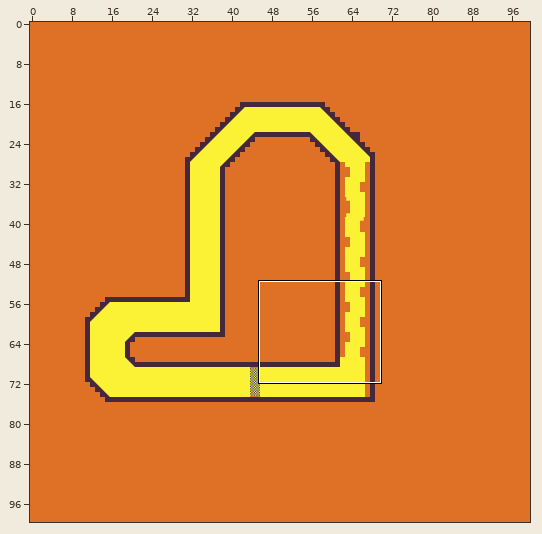
One commit to this Tiled map: assets/maps/design-text.tmx. The picture above shows the old version from afar; the outline marks the close-up.
Close-up. Before:
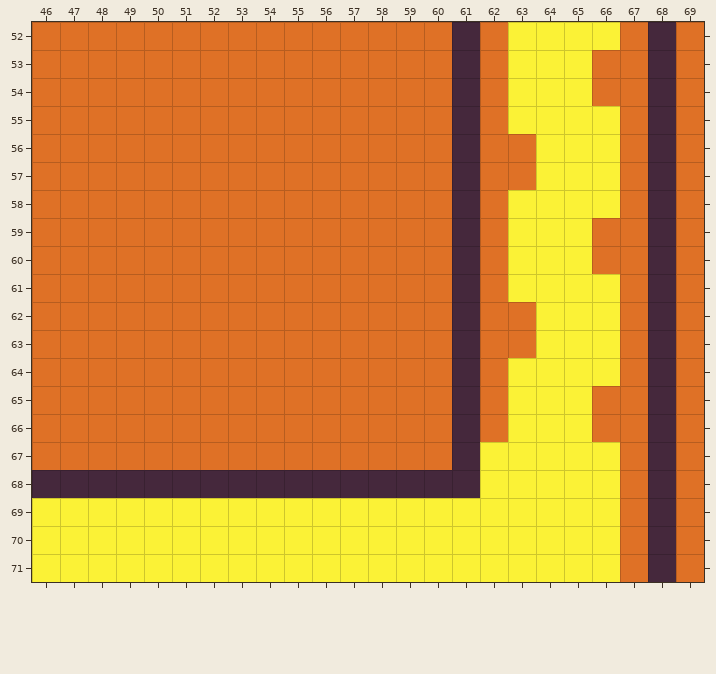
Cells are 32x32 px. Shown: x 46..69, y 52..71. The commit also changed other parts of the map, which this record leaves out.
The same view after the edit:
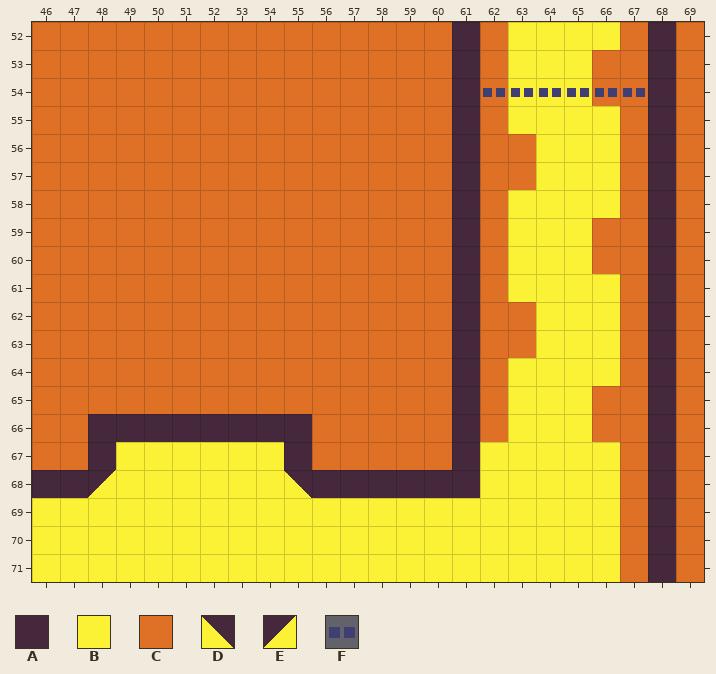
Key: from "testroad": A 0, B 2, C 19, D 21, E 23, F 25.
_ is an empty cell.
Commit message: added corner collision
Difference:
Layer "circuit":
y 66: x 48..55 CCCCCCCC -> AAAAAAAA
y 67: x 48..55 CCCCCCCC -> A______A
Layer "collision":
y 54: x 62..67 ______ -> FFFFFF
y 67: x 49..54 ______ -> BBBBBB
y 68: x 48..55 AAAAAAAA -> EBBBBBBD
Pixel boxes of the changes (left, top, right, bottom) in both close-ups:
added: (483, 88, 645, 97)
changed: (88, 414, 312, 498)
